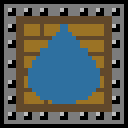
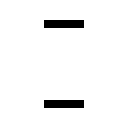
Two versions of the same layered image (128x128). Layer-by-layer changes:
added layer "Pasted Layer #2" above "Pasted Layer #1" over [44, 20, 60, 108]
added layer "Pasted Layer #1" above "Pasted Layer" over [68, 20, 84, 108]
hid "Pasted Layer" over [28, 24, 100, 104]
hid "Wood" over [16, 16, 112, 112]
painted on "tilematerial" over [56, 20, 72, 108]
hid "empty_tile.png" over [0, 0, 128, 128]
